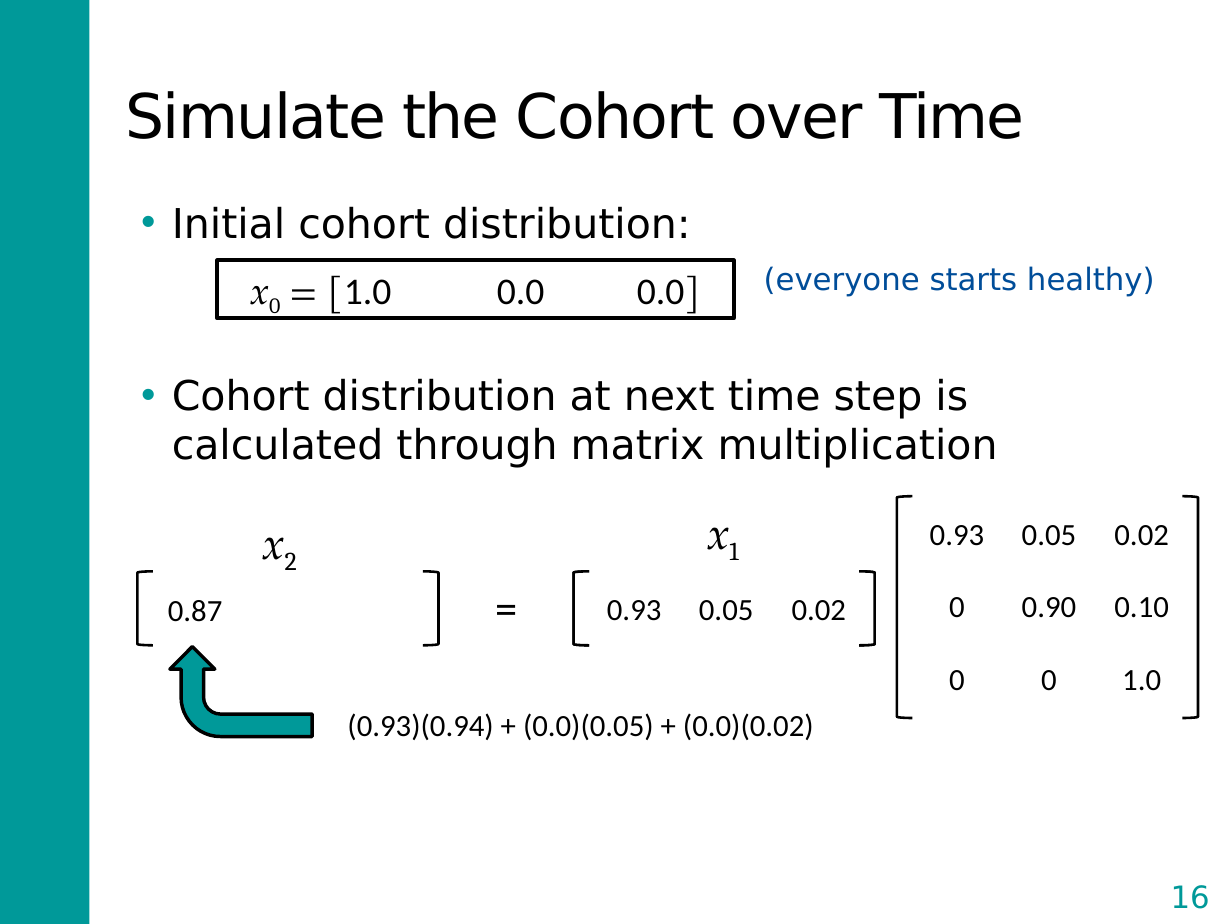
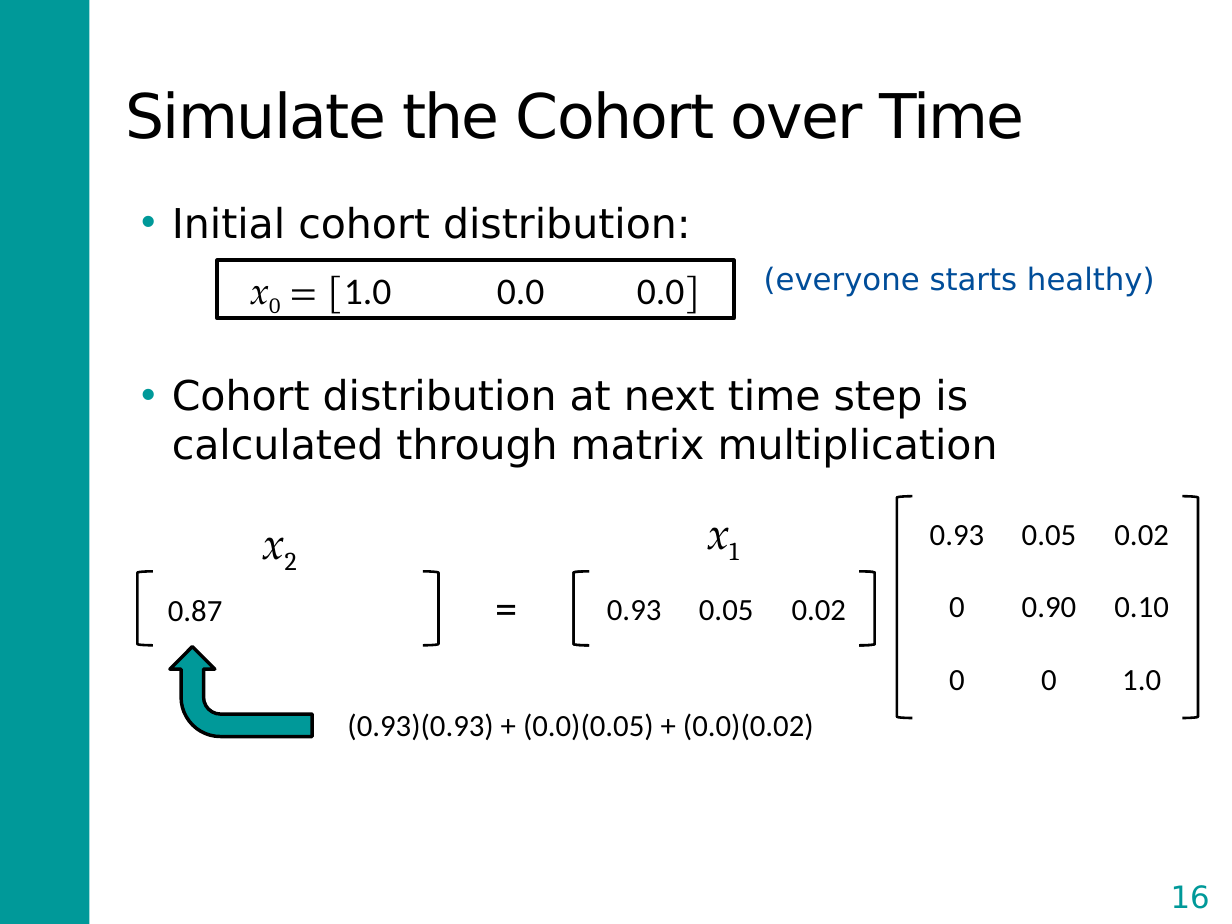
Before and after one commit to DARTH-git/Course-Modularization, a slide deck: slide 16 of Markov models/Slides/MarkovModelSlides_CDC.pptx. Drawn at 1232x924 pixels with LibreOffice and Linux fonts; fonts in the diff are those of the drawing. Boxes give left, top, right and bottom in pixels: in the first picture for what was removed or moved away, otherwise in the second. Text is boxed around its words. In the diff, an @@ line names an element or a change of style, - is before the commit and + after.

Commit message:
Typo in Markov model slides

```diff
--- a/Markov models/Slides/MarkovModelSlides_CDC.pptx
+++ b/Markov models/Slides/MarkovModelSlides_CDC.pptx
@@ text at <box>347,713,814,740</box>: text changed @@
-(0.93)(0.94) + (0.0)(0.05) + (0.0)(0.02)
+(0.93)(0.93) + (0.0)(0.05) + (0.0)(0.02)
```
